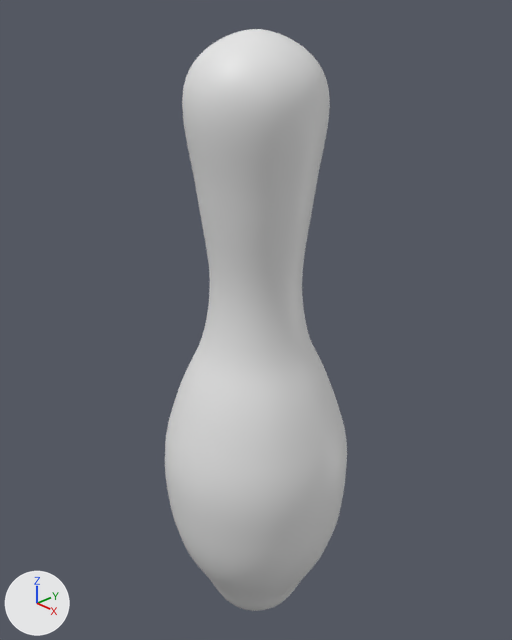
An edit to the Blender file Practice/Work/BowlingPins/pins_v002.blend, drawn before and after from the same camera.
Camera for both pictures: a 50 mm camera at (0.279, -0.262, 0.4) aimed at (-0.008, 0.008, 0.214). The axes (+X, +Y, +Z) are drawn at lower left. The lights are the same throughout.

The first picture shows 'BowlingPin'.
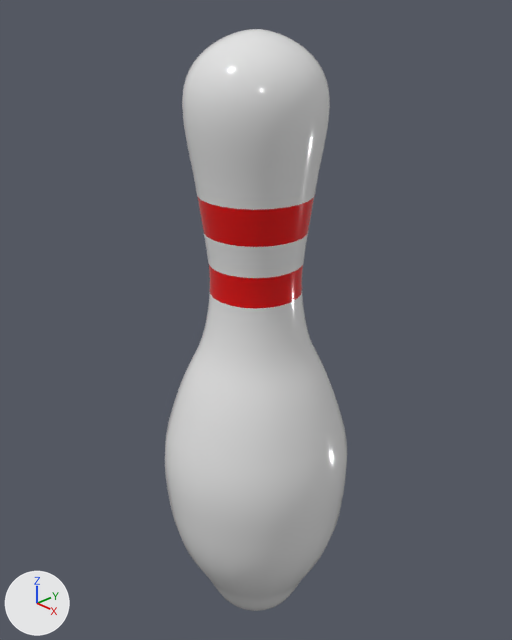
Where the change shows, as pixel boxes [x1, y1, x2, y2] in the pictures (512 x 640 px):
part 1 of me_beziercurve, recoloured (white to red): [197, 195, 315, 309] in both

Patch to the scene script:
```diff
--- a/Practice/Work/BowlingPins/pins_v002.blend.py
+++ b/Practice/Work/BowlingPins/pins_v002.blend.py
@@ mat_pin @@
+mat_pin = principled_material('Pin')
+mat_pin.base_color = (0.8, 0.8, 0.8)  # white #e7e7e7
+mat_pin.roughness = 0.15
@@ mat_stripes @@
+mat_stripes = principled_material('Stripes')
+mat_stripes.base_color = (0.753, 0.0, 0.000898)  # red #e10003
+mat_stripes.roughness = 0.15
@@ me_beziercurve @@
 me_beziercurve.from_pydata(...)  # 1994 vertices, 2016 faces; spans x -0.059..0.059, y 0.0..0.38, z -0.059..0.059
 # used by ob_bowlingpin; location = (0.0, 0.0, 0.0); rotation_euler = (1.571, 0.0, 0.0), in degrees (90, 0, 0)
+# me_beziercurve part 1: 144 of the faces centred in x -0.031..0.031, y 0.242..0.293, z -0.031..0.031 switch from no material to mat_stripes (red #e10003)
+me_beziercurve.materials.append(mat_pin)  # white #e7e7e7
```
